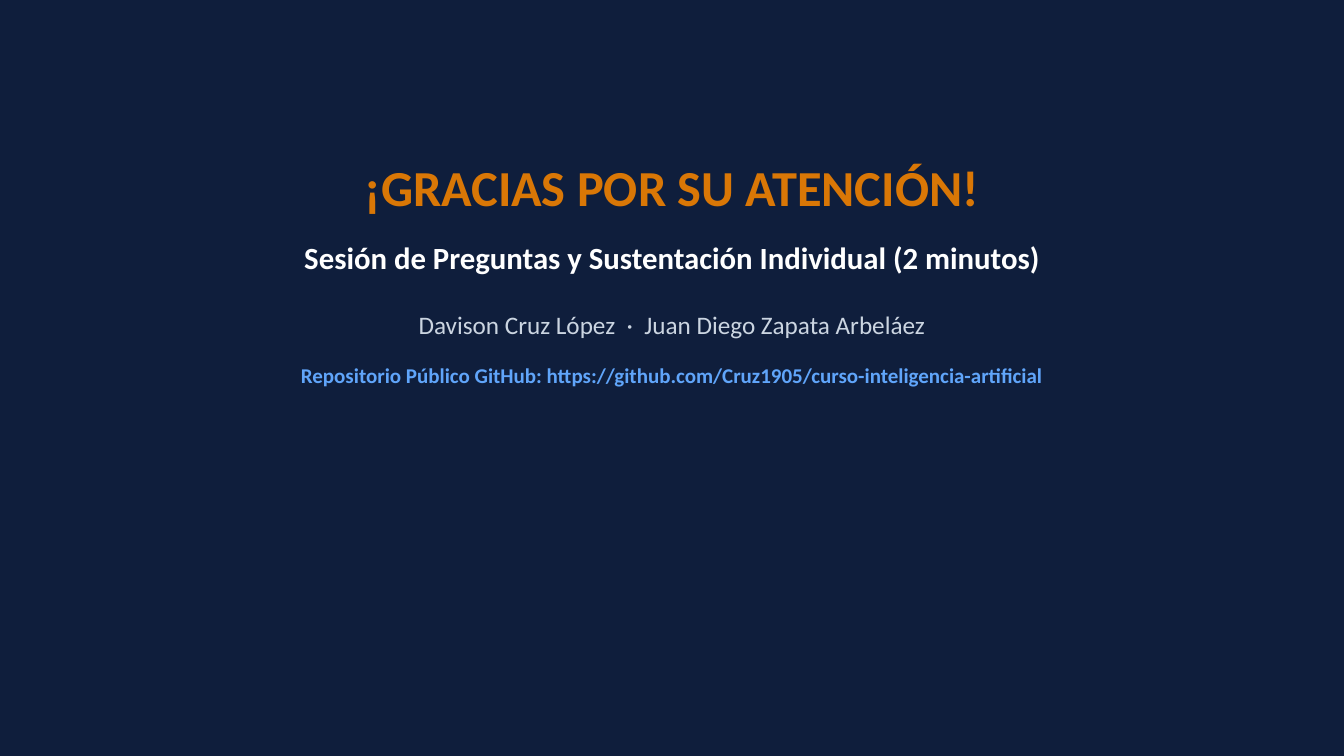
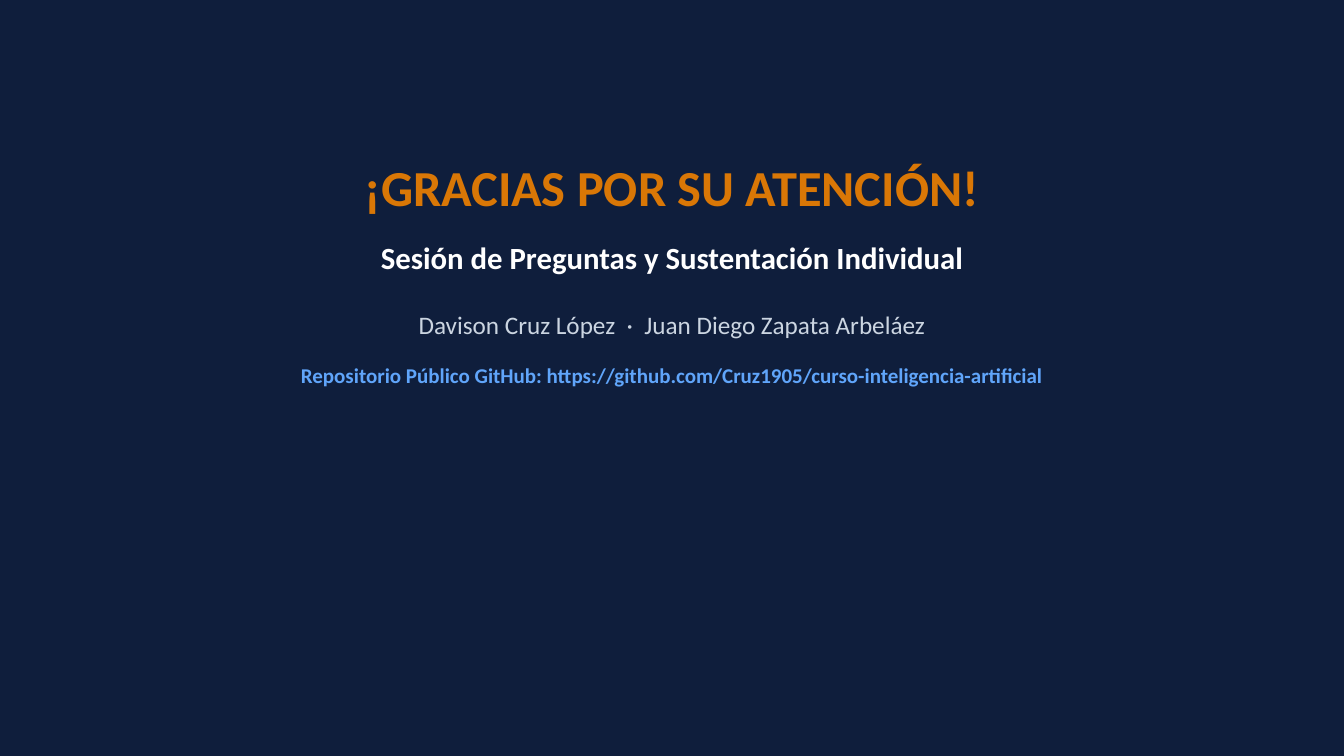
Before and after one commit to Cruz1905/curso-inteligencia-artificial, a slide deck: slide 8 of proyecto/Presentacion_Proyecto_Final_Grupo02_BordadosCartago.pptx. Drawn at 1344x756 pixels with LibreOffice and Linux fonts; fonts in the diff are those of the drawing. Boxes give left, top, right and bottom in pixels: in the first picture for what was removed or moved away, otherwise in the second. Text is boxed around its words. In the diff, an @@ line names an element or a change of style, - is before the commit and + after.

Commit message:
style(diapositivas): remover insignias de tiempo y referencias a minutos de las diapositivas

```diff
--- a/proyecto/Presentacion_Proyecto_Final_Grupo02_BordadosCartago.pptx
+++ b/proyecto/Presentacion_Proyecto_Final_Grupo02_BordadosCartago.pptx
@@ text at (x1=381, y1=247, x2=962, y2=275): text changed @@
-Sesión de Preguntas y Sustentación Individual (2 minutos)
+Sesión de Preguntas y Sustentación Individual
```
Also in this commit, not shown: 6 other slides changed, 4 other files.
